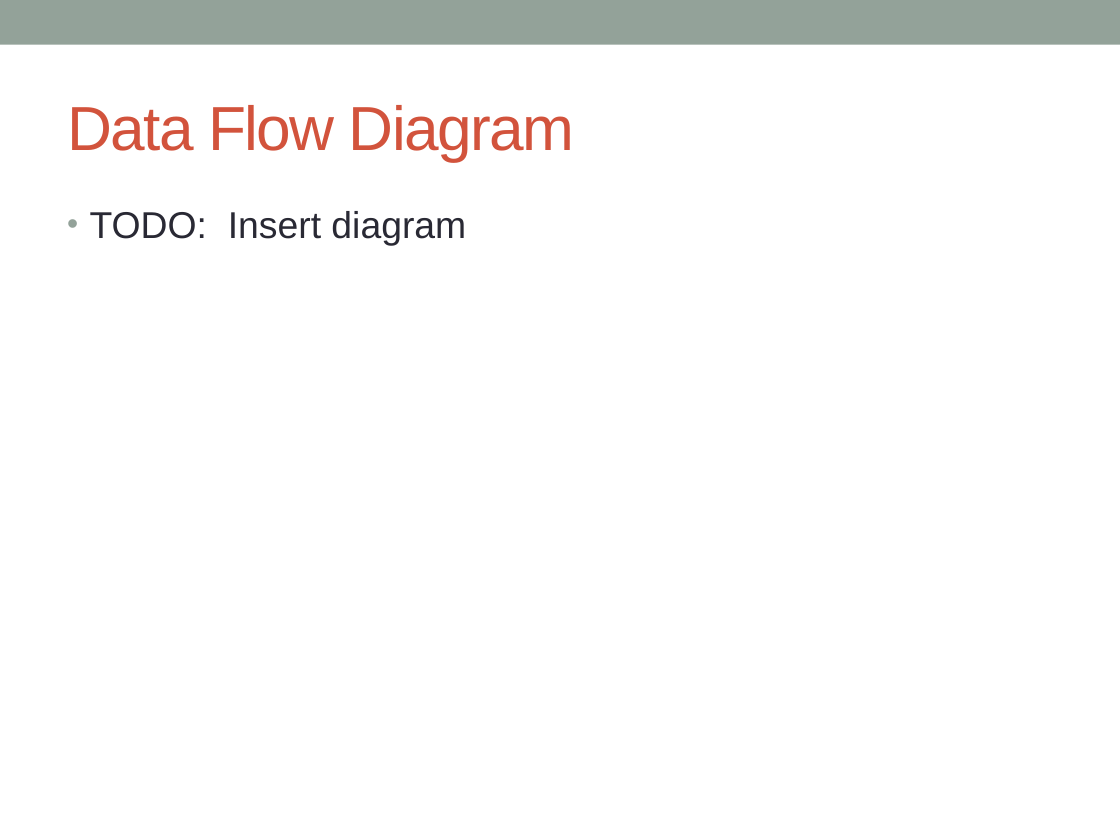
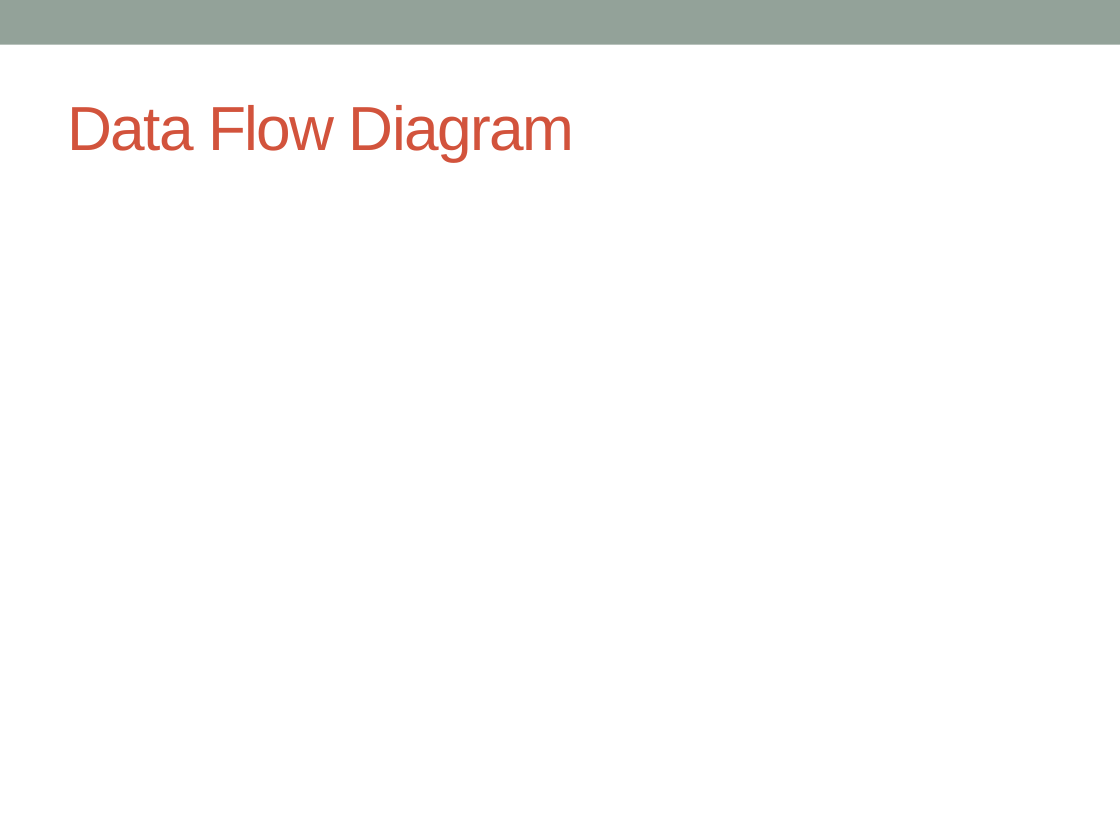
Before and after one commit to concurTestFramework/concurTestFramework, a slide deck: slide 10 of Documents/Concur_Presentation.pptx. Drawn at 1120x840 pixels with LibreOffice and Linux fonts; fonts in the diff are those of the drawing. Boxes give left, top, right and bottom in pixels: in the first picture for what was removed or moved away, otherwise in the second. Text is boxed around its words. In the diff, an @@ line names an element or a change of style, - is before the commit and + after.

```diff
--- a/Documents/Concur_Presentation.pptx
+++ b/Documents/Concur_Presentation.pptx
@@ text removed at [90, 211, 466, 246] @@
-• TODO: Insert diagram
```
Also in this commit, not shown: 10 other slides changed, 9 slides added, 4 slides removed.
